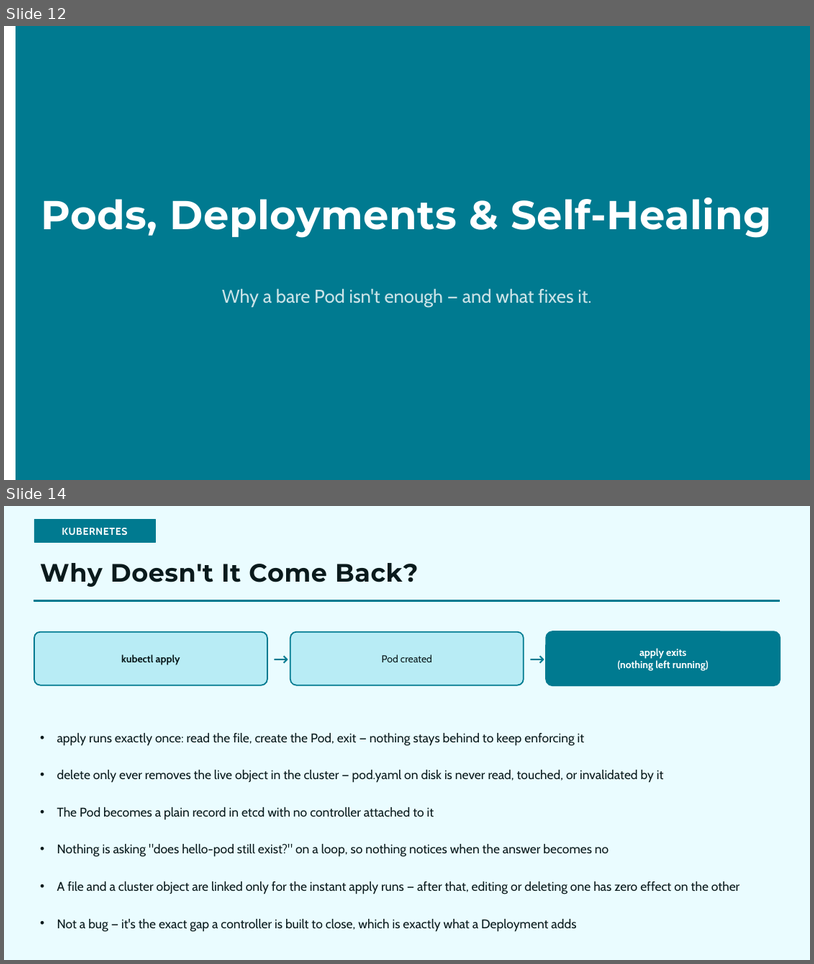
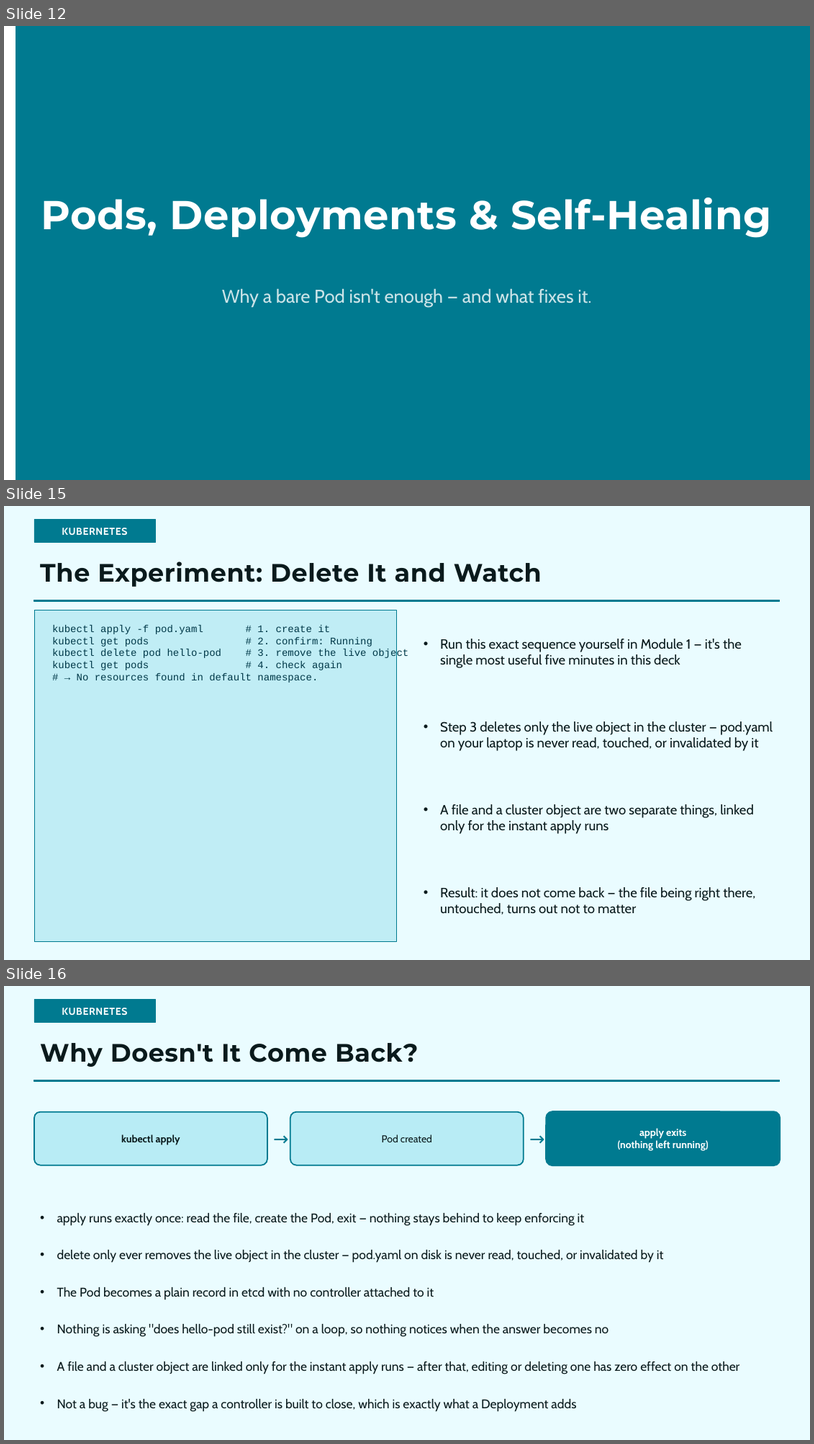
Before and after one commit to choicespecs/kube-self-learn, a slide deck: docs/presentations/KubernetesFundamentals/KubernetesFundamentals.pptx. Shown one above the other, each under a label of ours: slides 12 and 14 before the commit, slides 12, 15 and 16 after it; the slides between them are not shown. The pictures are 814x964 and 814x1444 pixels, drawn with LibreOffice and Linux fonts; fonts in the diff are those of the drawing. Boxes give left, top, right and bottom in pixels: in the first picture for what was removed or moved away, otherwise in the second. Text is boxed around its words. In the diff, an @@ line names an element or a change of style, - is before the commit and + after.

```diff
--- a/docs/presentations/KubernetesFundamentals/KubernetesFundamentals.pptx
+++ b/docs/presentations/KubernetesFundamentals/KubernetesFundamentals.pptx
@@ slide 15 added at (4, 506, 810, 960), background #EAFCFF @@
@@ rectangle added at (34, 519, 155, 542), fill #007A90, outline #007A90 0.75 pt @@
@@ text added at (62, 528, 127, 536), 12 pt, text #FFFFFF, bold @@
+KUBERNETES
@@ text added at (40, 561, 542, 587), 30 pt, text #0A1A1C, bold @@
+The Experiment: Delete It and Watch
@@ rectangle added at (34, 600, 780, 602), fill #007A90, outline #007A90 1 pt @@
@@ rectangle added at (34, 610, 396, 942), fill #C0EDF5, outline #007A90 0.75 pt @@
@@ text added at (52, 625, 373, 682), 12 pt, text #003848 @@
+kubectl apply -f pod.yaml # 1. create it
+kubectl get pods # 2. confirm: Running
+kubectl delete pod hello-pod # 3. remove the live object
+kubectl get pods # 4. check again
+# → No resources found in default namespace.
@@ text added at (440, 638, 742, 668), 16 pt, text #0A1A1C @@
+• Run this exact sequence yourself in Module 1 — it's the single most useful five minutes in this deck
@@ text added at (440, 721, 773, 751), 16 pt, text #0A1A1C @@
+• Step 3 deletes only the live object in the cluster — pod.yaml on your laptop is never read, touched, or invalidated by it
@@ text added at (440, 804, 754, 834), 16 pt, text #0A1A1C @@
+• A file and a cluster object are two separate things, linked only for the instant apply runs
@@ text added at (440, 887, 756, 914), 16 pt, text #0A1A1C @@
+• Result: it does not come back — the file being right there, untouched, turns out not to matter
@@ what was slide 14 is now slide 16 @@
```
Also in this commit, not shown: 1 slide changed, 1 other slide added.
